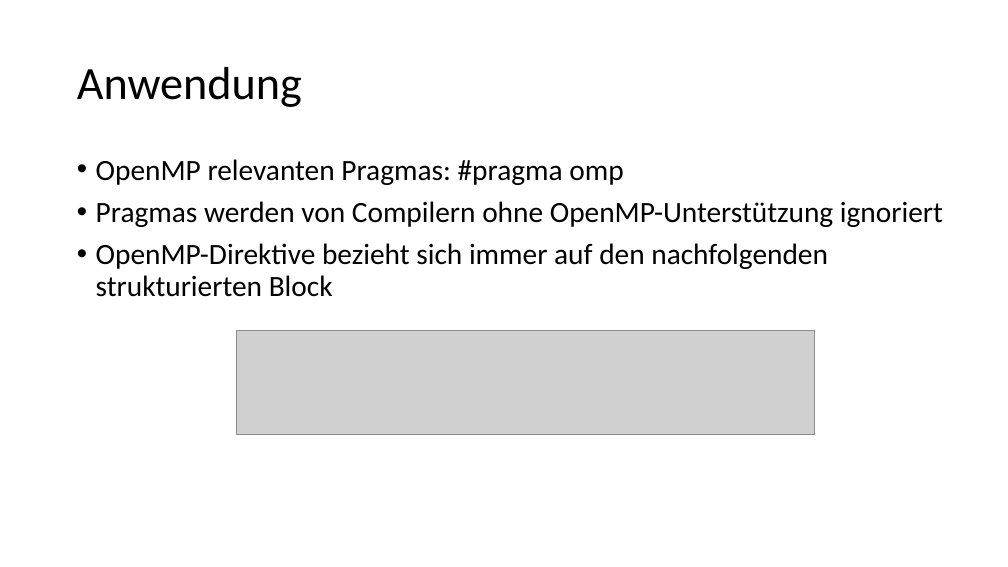
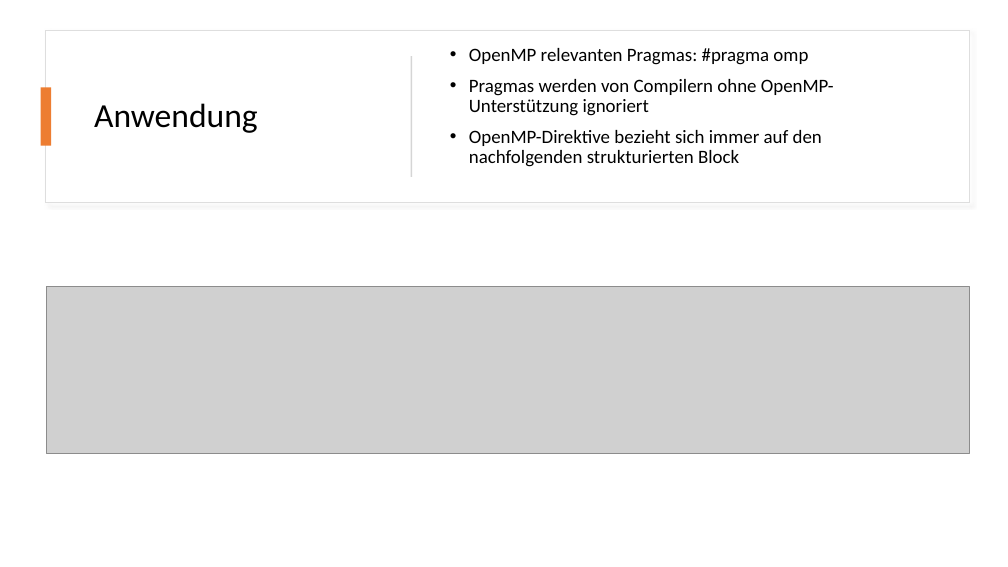
Before and after one commit to dyeske61283/ASE_OpenMP, a slide deck: slide 7 of OpenMP_Folien.pptx (slide 6 before the commit). Drawn at 1008x567 pixels with LibreOffice and Linux fonts; fonts in the diff are those of the drawing; grey boxes stand for pictures. Boxes give left, top, right and bottom in pixels: in the first picture for what was removed or moved away, otherwise in the second. Text is boxed around its words. In the diff, an @@ line names an element or a change of style, - is before the commit and + after.

```diff
--- a/OpenMP_Folien.pptx
+++ b/OpenMP_Folien.pptx
@@ rectangle added at <box>46,30,969,203</box>, fill #FFFFFF, outline #DEDEDE 1 pt @@
@@ title "Anwendung": place and size @@
-title "Anwendung" at <box>77,67,302,107</box>
+title "Anwendung" at <box>94,103,258,133</box>
@@ title "Anwendung" at <box>94,103,258,133</box>: size 44 to 32 pt @@
@@ rectangle added at <box>411,56,412,177</box>, fill #D5D5D5 @@
@@ text "OpenMP relevanten Pragmas: #pragma omp": place and size @@
-text "OpenMP relevanten Pragmas: #pragma omp" at <box>96,159,943,297</box>
+text "OpenMP relevanten Pragmas: #pragma omp" at <box>469,48,834,167</box>
@@ text "OpenMP relevanten Pragmas: #pragma omp" at <box>469,48,834,167</box>: size 28 to 18 pt; vertical alignment top to middle @@
@@ rectangle added at <box>41,88,51,146</box>, fill #ED7D31 @@
@@ picture: place and size @@
-picture at <box>236,331,815,436</box>
+picture at <box>46,287,969,453</box>
```
Also in this commit, not shown: 2 other slides changed, 4 slides added, 3 slides removed, 6 other files.
